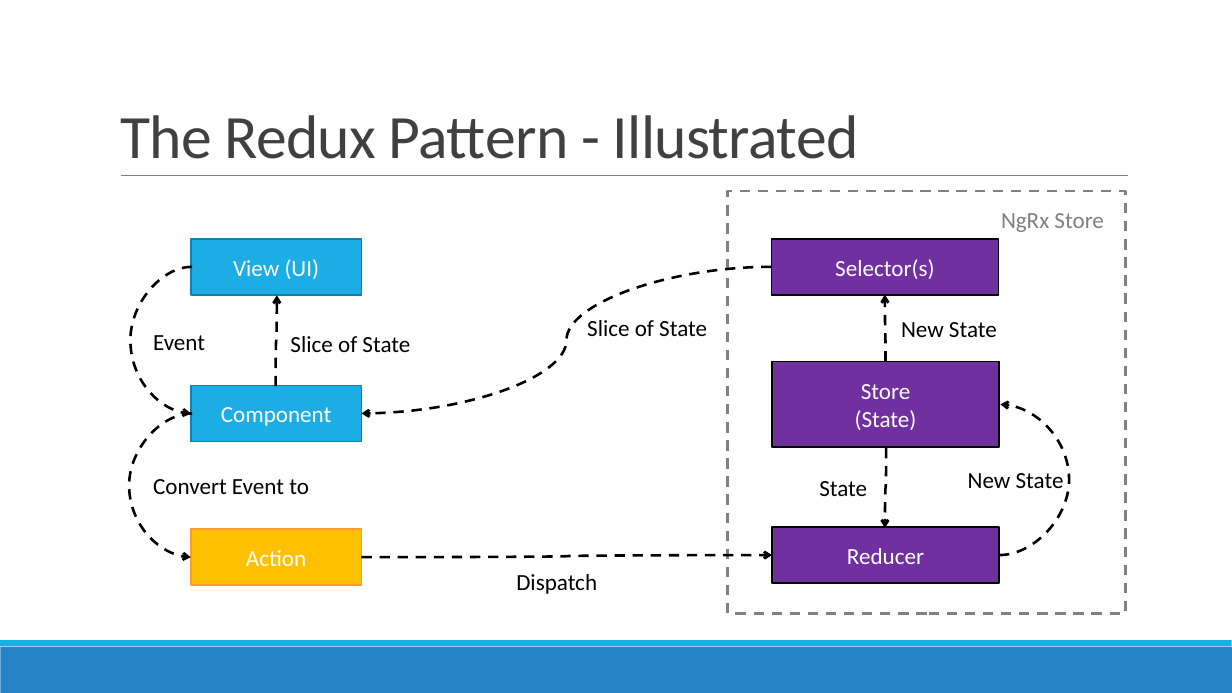
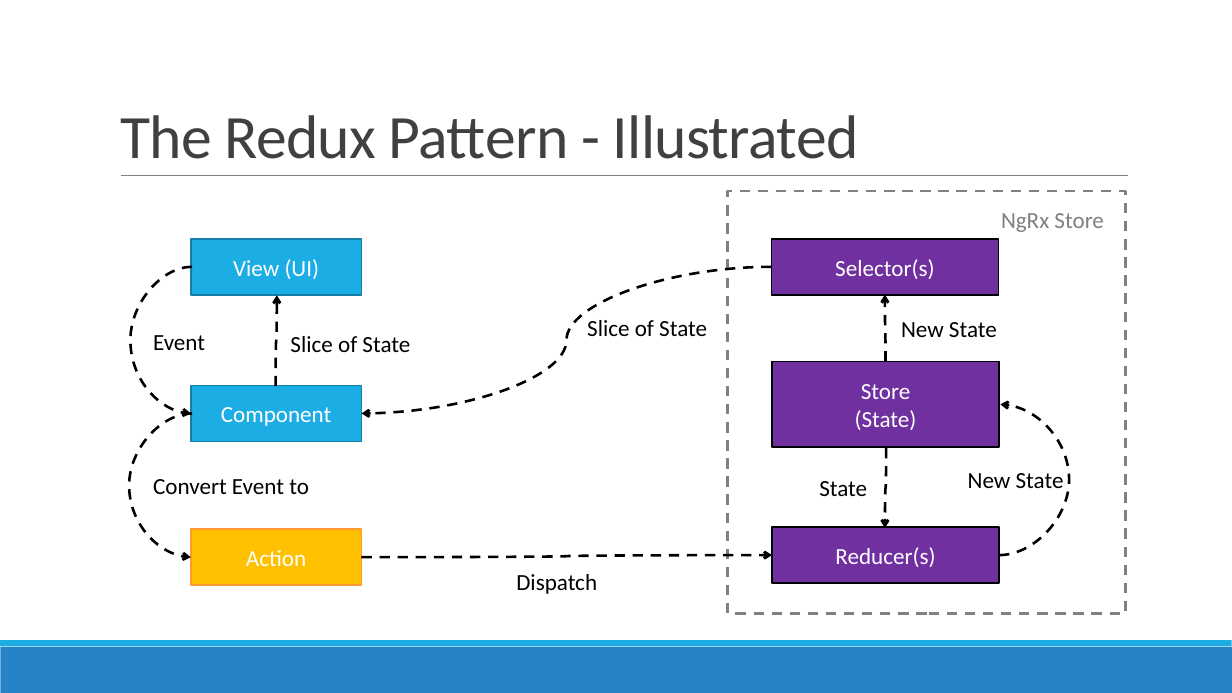
Before and after one commit to AGiorgetti/ngrx101, a slide deck: slide 4 of ReactiveProgramming_ngrx.pptx. Drawn at 1232x693 pixels with LibreOffice and Linux fonts; fonts in the diff are those of the drawing. Boxes give left, top, right and bottom in pixels: in the first picture for what was removed or moved away, otherwise in the second. Text is boxed around its words. In the diff, an @@ line names an element or a change of style, - is before the commit and + after.

```diff
--- a/ReactiveProgramming_ngrx.pptx
+++ b/ReactiveProgramming_ngrx.pptx
@@ text in rectangle at <box>835,547,935,567</box>: text changed @@
-Reducer
+Reducer(s)
```
Also in this commit, not shown: 3 other slides changed, 6 slides added, 1 slide removed, 1 other file.
